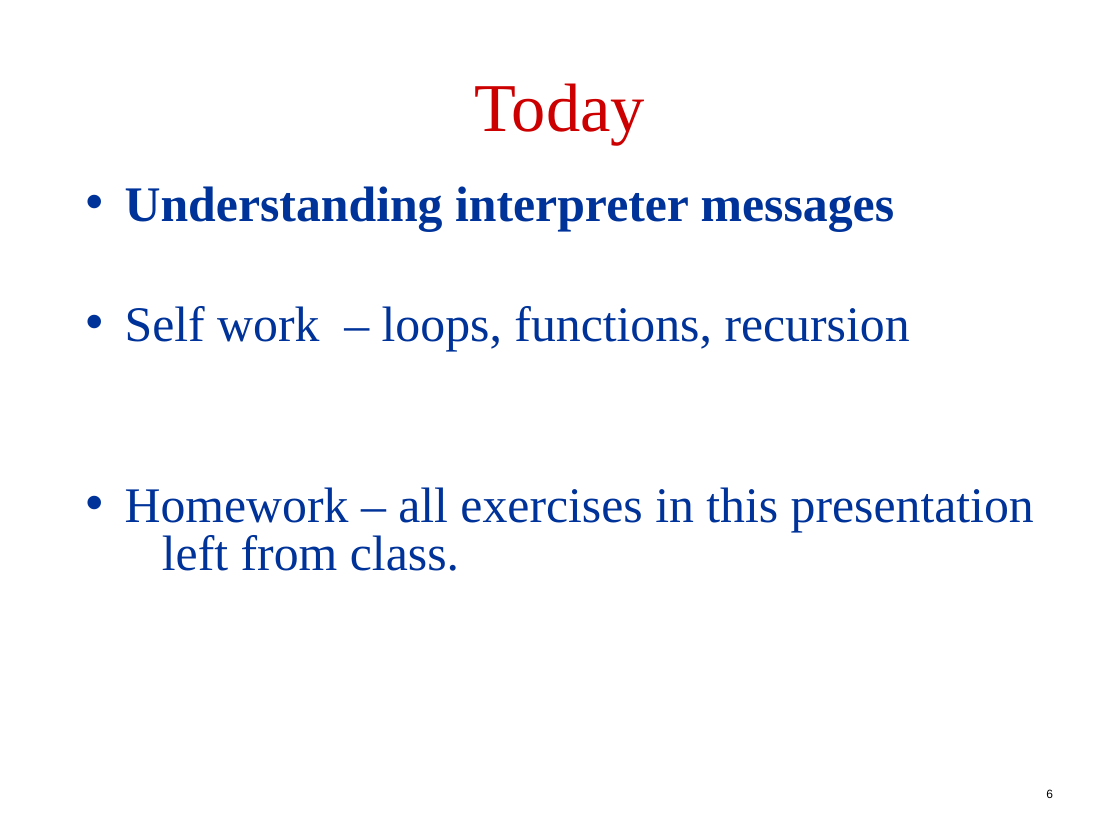
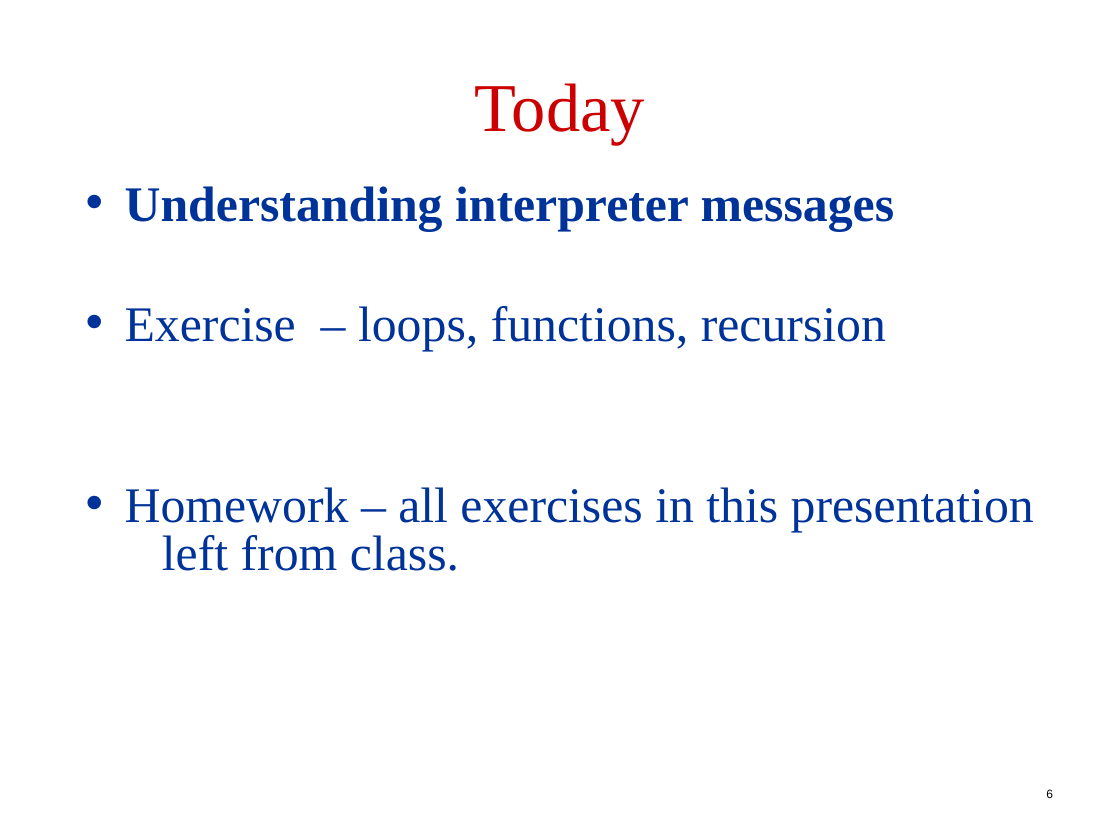
Before and after one commit to robintux/gip, a slide deck: slide 6 of Tirgul/2/tirgul2.ppt. Drawn at 1120x840 pixels with LibreOffice and Linux fonts; fonts in the diff are those of the drawing. Boxes give left, top, right and bottom in pixels: in the first picture for what was removed or moved away, otherwise in the second. Text is boxed around its words. In the diff, an @@ line names an element or a change of style, - is before the commit and + after.

```diff
--- a/Tirgul/2/tirgul2.ppt
+++ b/Tirgul/2/tirgul2.ppt
@@ text at (125,306,886,351): text changed @@
-• Self work – loops, functions, recursion
+• Exercise – loops, functions, recursion
```
Also in this commit, not shown: 5 other slides changed.
